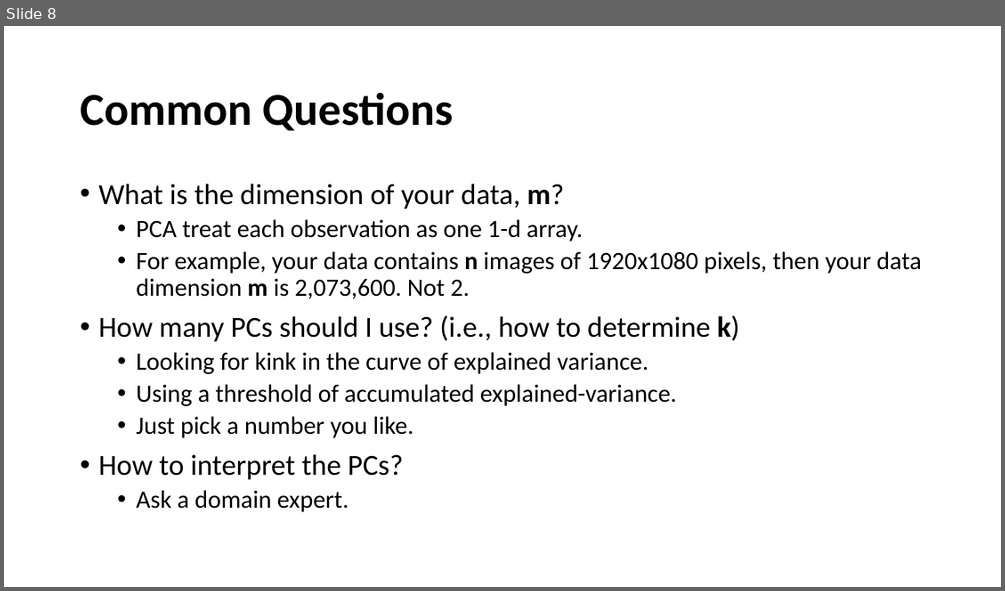
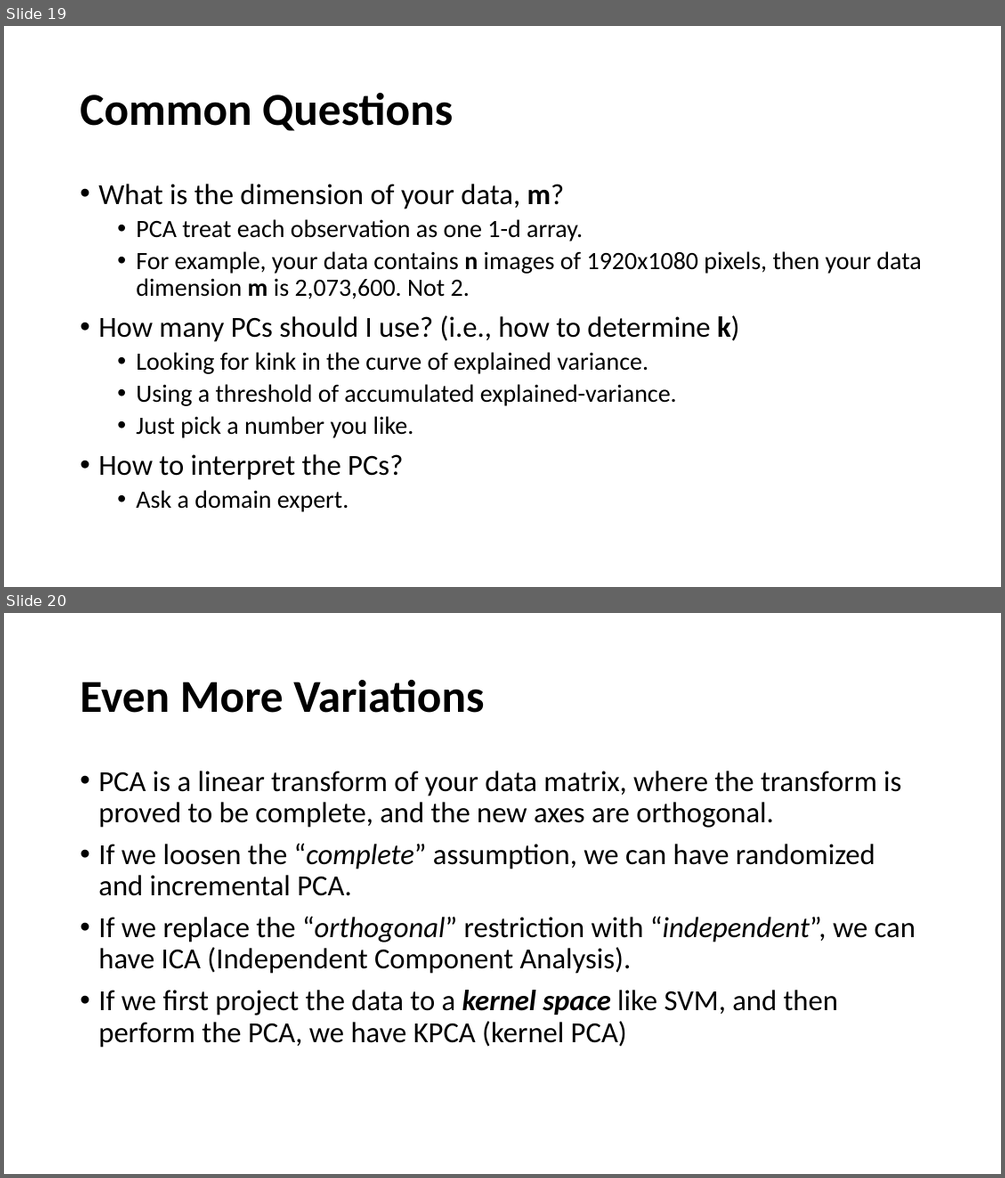
Before and after one commit to tingsyo/course_2020Q3_representation_learning, a slide deck: notebooks/02_PCA_andits_variations.pptx. Shown one above the other, each under a label of ours: slide 8 before the commit, slides 19 and 20 after it. The pictures are 1005x591 and 1005x1178 pixels, drawn with LibreOffice and Linux fonts; fonts in the diff are those of the drawing. Boxes give left, top, right and bottom in pixels: in the first picture for what was removed or moved away, otherwise in the second. Text is boxed around its words. In the diff, an @@ line names an element or a change of style, - is before the commit and + after.

```diff
--- a/notebooks/02_PCA_andits_variations.pptx
+++ b/notebooks/02_PCA_andits_variations.pptx
@@ slide 20 added at [4,613,1001,1174], background #FFFFFF @@
@@ title added at [80,680,484,713], 44 pt, text #000000, bold @@
+Even More Variations
@@ text added at [98,771,915,1047], 28 pt, text #000000 @@
+• PCA is a linear transform of your data matrix, where the transform is proved to be complete, and the new axes are orthogonal.
+• If we loosen the “complete” assumption, we can have randomized and incremental PCA.
+• If we replace the “orthogonal” restriction with “independent”, we can have ICA (Independent Component Analysis).
+• If we first project the data to a kernel space like SVM, and then perform the PCA, we have KPCA (kernel PCA)
@@ what was slide 8 is now slide 19 @@
```
Also in this commit, not shown: 12 other slides added, 1 slide removed, 4 other files.
